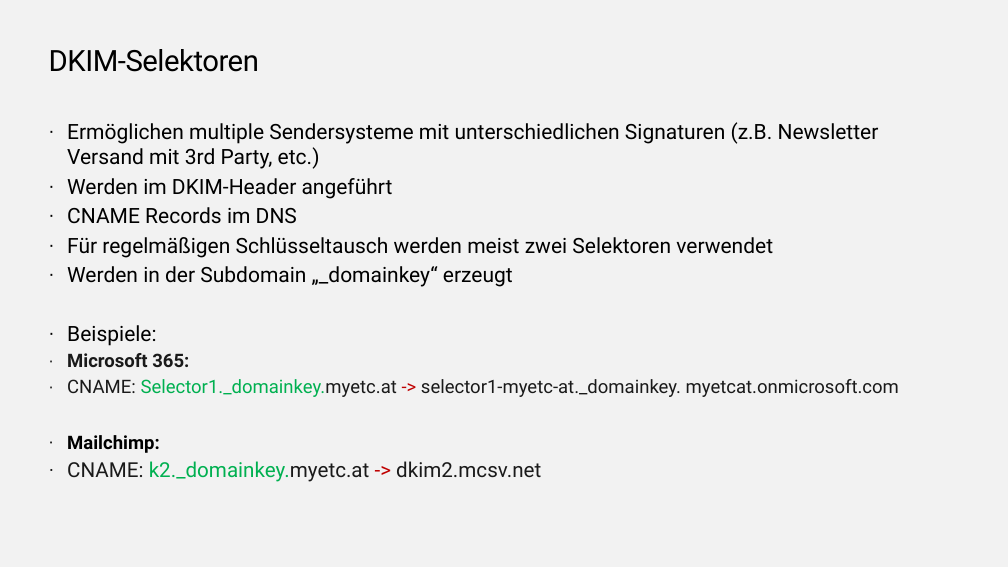
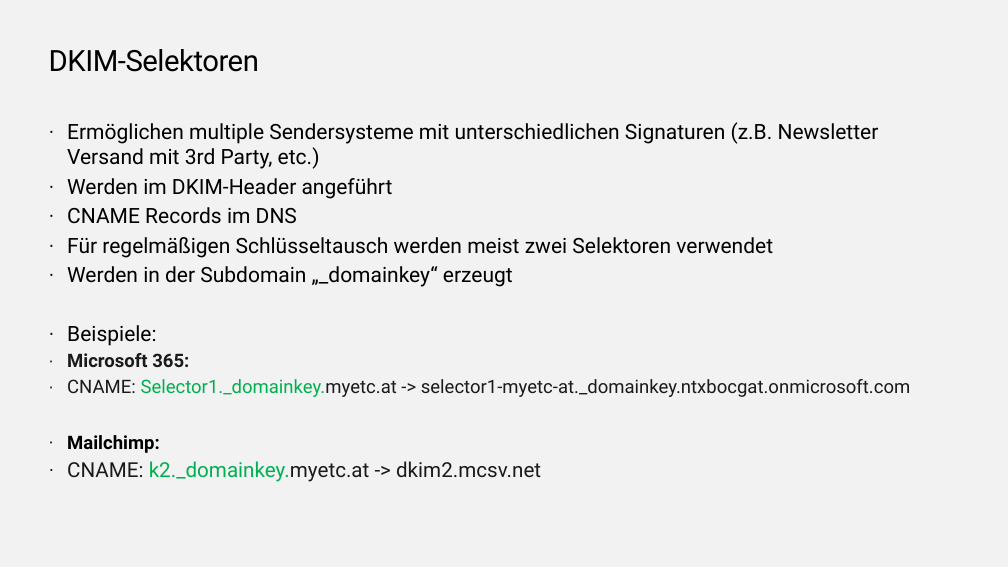
Before and after one commit to EnterpriseTrainingCenter/ExchangeServer, a slide deck: slide 25 of SMEXOP/SMEXOP_V1.0.pptx (slide 27 before the commit). Drawn at 1008x567 pixels with LibreOffice and Linux fonts; fonts in the diff are those of the drawing; background and template pictures are left out. Boxes give left, top, right and bottom in pixels: in the first picture for what was removed or moved away, otherwise in the second. Text is boxed around its words. In the diff, an @@ line names an element or a change of style, - is before the commit and + after.

```diff
--- a/SMEXOP/SMEXOP_V1.0.pptx
+++ b/SMEXOP/SMEXOP_V1.0.pptx
@@ text at [67, 379, 910, 397]: text changed @@
-· CNAME: Selector1._domainkey.myetc.at -> selector1-myetc-at._domainkey. myetcat.onmicrosoft.com
+· CNAME: Selector1._domainkey.myetc.at -> selector1-myetc-at._domainkey.ntxbocgat.onmicrosoft.com
@@ text at [67, 461, 541, 482]: text colour #C00000 to #1A1A1A in "->" @@
```
Also in this commit, not shown: 7 other slides changed, 4 slides removed.
